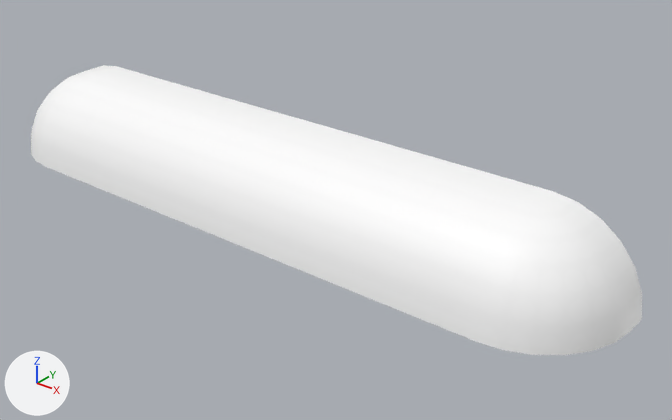
The glTF model assets/models/shop_assets/umbrella_2.glb: old version first, new version second.
Camera for both pictures: a camera (50 mm lens) standing at (3.77, -5.54, 6.06) and looking at (-0.28, -0.47, 2.92). The axes (+X, +Y, +Z) are drawn at lower left. The lights are the same throughout.

The first picture shows 'umbrella_2'.
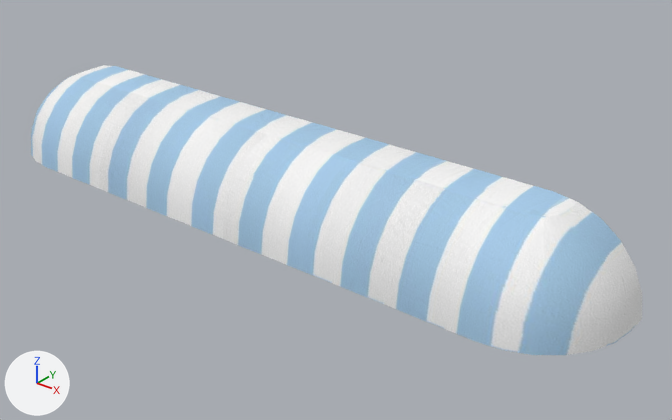
Location of each change, [x1, y1, x2, y2] in pixels of the pictures (672 x 420 px):
'umbrella_2', surface changed (white to blue)
    both: [31, 65, 642, 355]

Diff of the bpy script that builds the scene:
```diff
--- a/assets/models/shop_assets/umbrella_2.glb.py
+++ b/assets/models/shop_assets/umbrella_2.glb.py
@@ img_umbrella_2_color @@
+img_umbrella_2_color = load_image('umbrella_2_color', '_unpacked/umbrella_2_color', 1024, 1024, 'sRGB')
@@ mat_umbrella_2_mat @@
 n0 = _N.new('ShaderNodeBsdfPrincipled'); n0.name = 'Principled BSDF'
-n0.inputs[2].default_value = 0.494  # 'Roughness'
+n0.inputs[2].default_value = 0.762  # 'Roughness'
 n1 = _N.new('ShaderNodeOutputMaterial'); n1.name = 'Material Output'
 n2 = _N.new('ShaderNodeTexImage'); n2.name = 'Image Texture'
-n2.image = img_umbrella_2_ao
-n3 = _N.new('ShaderNodeNormalMap'); n3.name = 'Normal Map'
-n3.uv_map = 'UVMap'
-n4 = _N.new('ShaderNodeTexImage'); n4.name = 'Image Texture.001'
-n4.image = img_umbrella_2_normal
+n2.image = img_umbrella_2_color
 _L.new(n0.outputs[0], n1.inputs[0])  # 'BSDF' to 'Surface'
 _L.new(n2.outputs[0], n0.inputs[0])  # 'Color' to 'Base Color'
-_L.new(n3.outputs[0], n0.inputs[5])  # 'Normal' to 'Normal'
-_L.new(n4.outputs[0], n3.inputs[1])  # 'Color' to 'Color'
```
